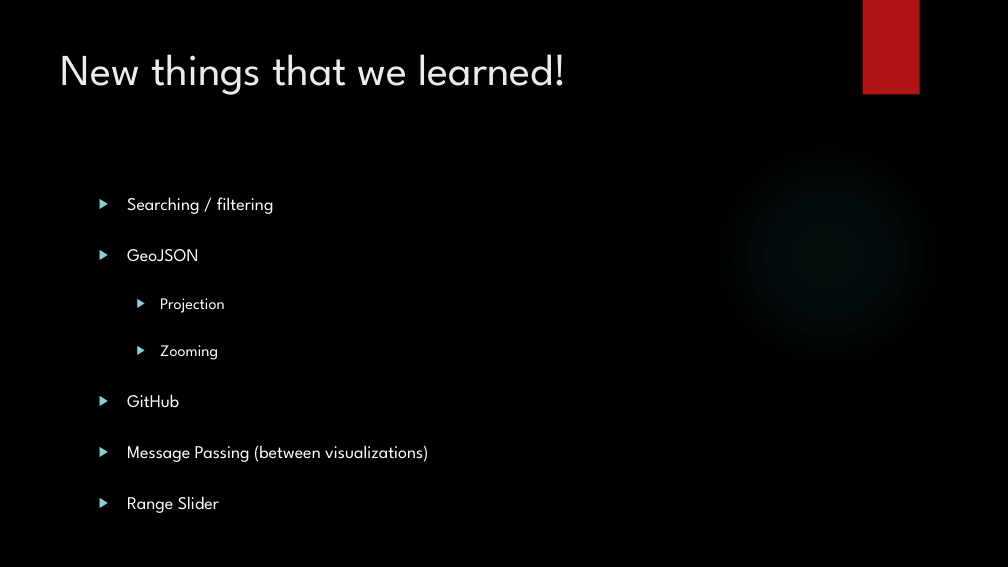
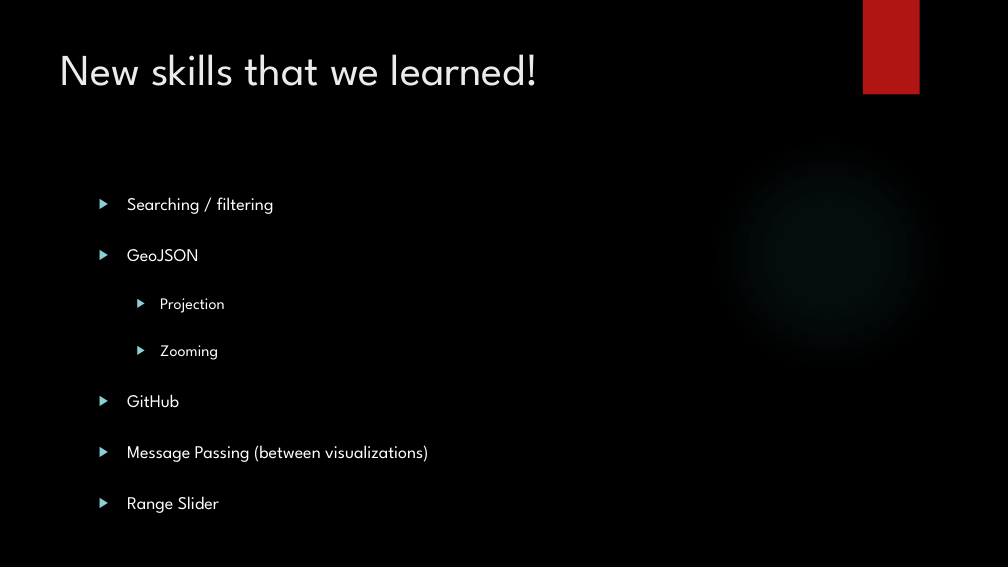
Before and after one commit to tuckergordon/furbish_project, a slide deck: slide 10 of FinalProjectPresentation.pptx. Drawn at 1008x567 pixels with LibreOffice and Linux fonts; fonts in the diff are those of the drawing; background and template pictures are left out. Boxes give left, top, right and bottom in pixels: in the first picture for what was removed or moved away, otherwise in the second. Text is boxed around its words. In the diff, an @@ line names an element or a change of style, - is before the commit and + after.

```diff
--- a/FinalProjectPresentation.pptx
+++ b/FinalProjectPresentation.pptx
@@ title at [61, 54, 539, 86]: text changed @@
-New things that we learned!
+New skills that we learned!
```
Also in this commit, not shown: 3 other slides changed, 1 slide added.
